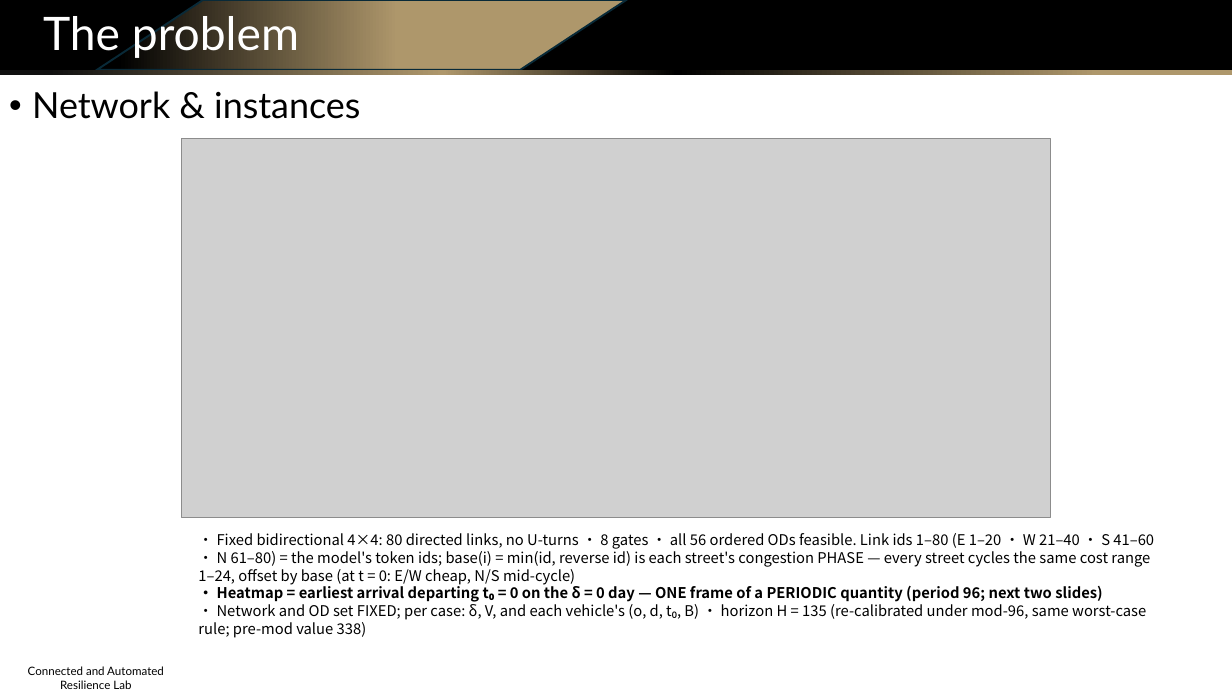
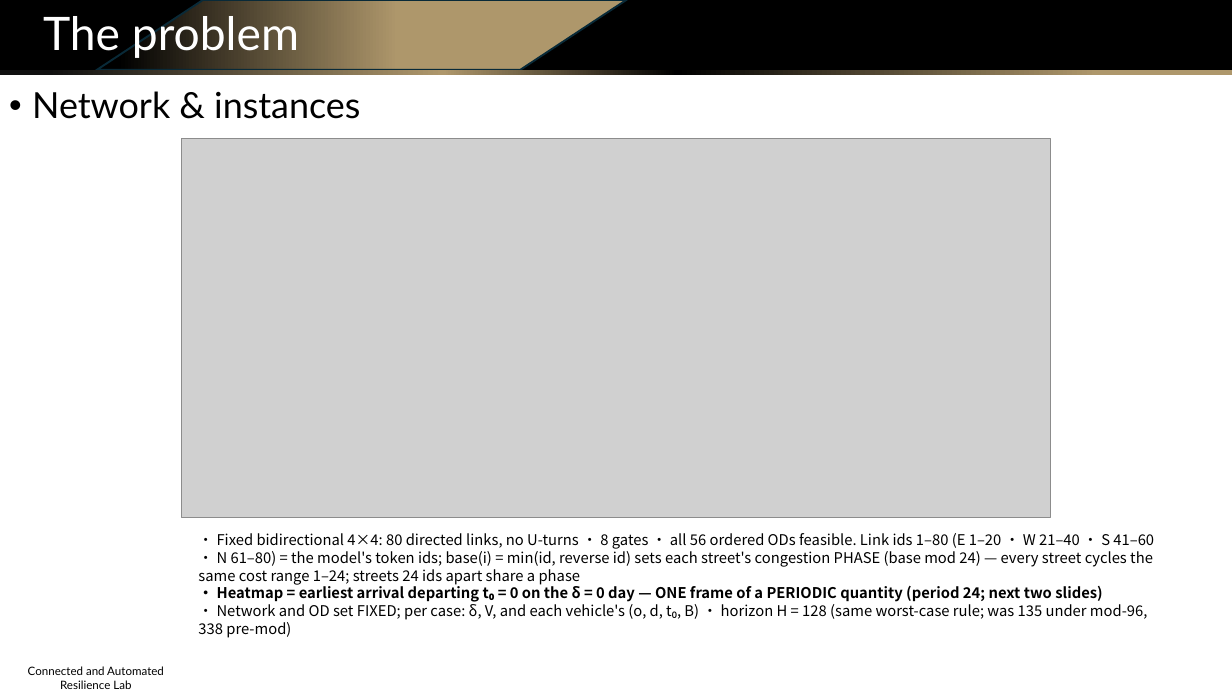
Before and after one commit to Dylan-Wyl10/RoboSense, a slide deck: slide 4 of experiments/20260804-budget-conditioning/ppt/sensing_routing_method_and_results.pptx. Drawn at 1232x693 pixels with LibreOffice and Linux fonts; fonts in the diff are those of the drawing; grey boxes stand for pictures; background and template pictures are left out. Boxes give left, top, right and bottom in pixels: in the first picture for what was removed or moved away, otherwise in the second. Text is boxed around its words. In the diff, an @@ line names an element or a change of style, - is before the commit and + after.

```diff
--- a/experiments/20260804-budget-conditioning/ppt/sensing_routing_method_and_results.pptx
+++ b/experiments/20260804-budget-conditioning/ppt/sensing_routing_method_and_results.pptx
@@ text at [198, 533, 1154, 620]: text changed @@
-• Fixed bidirectional 4×4: 80 directed links, no U-turns · 8 gates · all 56 ordered ODs feasible. Link ids 1–80 (E 1–20 · W 21–40 · S 41–60 · N 61–80) = the model's token ids; base(i) = min(id, reverse id) is each street's congestion PHASE — every street cycles the same cost range 1–24, offset by base (at t = 0: E/W cheap, N/S mid-cycle)
-• Heatmap = earliest arrival departing t₀ = 0 on the δ = 0 day — ONE frame of a PERIODIC quantity (period 96; next two slides)
-• Network and OD set FIXED; per case: δ, V, and each vehicle's (o, d, t₀, B) · horizon H = 135 (re-calibrated under mod-96, same worst-case rule; pre-mod value 338)
+• Fixed bidirectional 4×4: 80 directed links, no U-turns · 8 gates · all 56 ordered ODs feasible. Link ids 1–80 (E 1–20 · W 21–40 · S 41–60 · N 61–80) = the model's token ids; base(i) = min(id, reverse id) sets each street's congestion PHASE (base mod 24) — every street cycles the same cost range 1–24; streets 24 ids apart share a phase
+• Heatmap = earliest arrival departing t₀ = 0 on the δ = 0 day — ONE frame of a PERIODIC quantity (period 24; next two slides)
+• Network and OD set FIXED; per case: δ, V, and each vehicle's (o, d, t₀, B) · horizon H = 128 (same worst-case rule; was 135 under mod-96, 338 pre-mod)
```
Also in this commit, not shown: 12 other slides changed, 24 other files.
